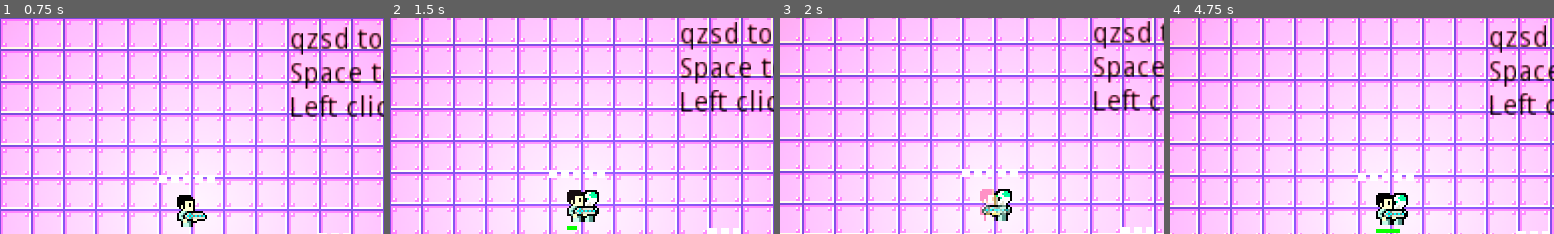
Above: before the commit, frames 1-4 (left to right).
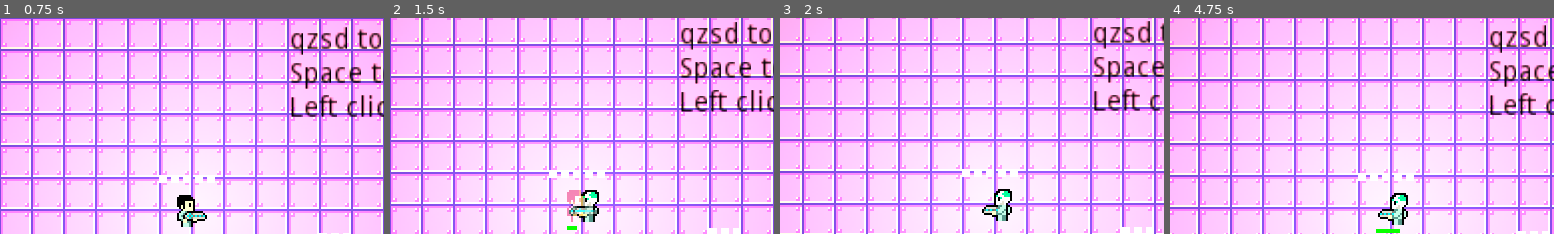
Above: after the commit, the same moments.

Repository: angeldustjdr/ostjam2022
Game: Godot game, scene res://Scenes/Main.tscn
Two runs of this game, one before a commit and one after it. Both use one fixed random seed, a clock stepped at 60 frames per second and the inputs below.
Inputs (mouse positions are % of the whole screen's width and height, from its top left):
- Up to frame 1 (0.75 s): tap Enter at 0.5 s; move the mouse to (72, 45) at 0.52 s
- Up to frame 2 (1.5 s): tap Space (ui_select) at 0.77 s; tap Enter at 1.25 s; move the mouse to (30, 55) at 1.27 s
- Up to frame 3 (2 s): tap Space (ui_select) at 1.52 s
- Up to frame 4 (4.75 s): tap Enter every 0.75 s from 2 to 4.25 s; move the mouse to (60, 28) at 2.02 s; move the mouse to (45, 70) at 2.77 s; tap Space (ui_select) at 3.02, 3.77, 4.52 s; move the mouse to (80, 65) at 3.52 s; move the mouse to (20, 35) at 4.27 s
The pictures show only the part of the screen within x 26-76%, y 6-56%; the shares and areas given below are measured in that part.

Frame 1 is identical in both runs. In frame 2, 0.7% of the frame differs, in the area x 46-54%, y 79-95%; in frame 3, 0.5%; in frame 4, 0.7%, in the area x 53-62%, y 81-96%.

Commit message:
animation sur dash

Diff:
--- a/src/Scripts/FadingSprite.gd
+++ b/src/Scripts/FadingSprite.gd
@@ -1,8 +1,11 @@
 extends Sprite
 
-export var fadeTime = 2
+export var fadeTime = 1
+var PlayerSprite
 
 func _ready():
+	self.frame = PlayerSprite.frame
+	self.frame_coords = PlayerSprite.frame_coords
 	$Tween.interpolate_property(self, "modulate:a", 1.0,0.0,fadeTime,3,1)
 	$Tween.start()
 
--- a/src/Scripts/PlayerManager.gd
+++ b/src/Scripts/PlayerManager.gd
@@ -97,5 +97,6 @@
 func _on_GhostTrail_timeout():
 	if isDashing:
 		var ghostTrail = FadingSprite.instance()
+		ghostTrail.PlayerSprite = $Sprite
 		ghostTrail.transform = global_transform
 		get_parent().add_child(ghostTrail)
